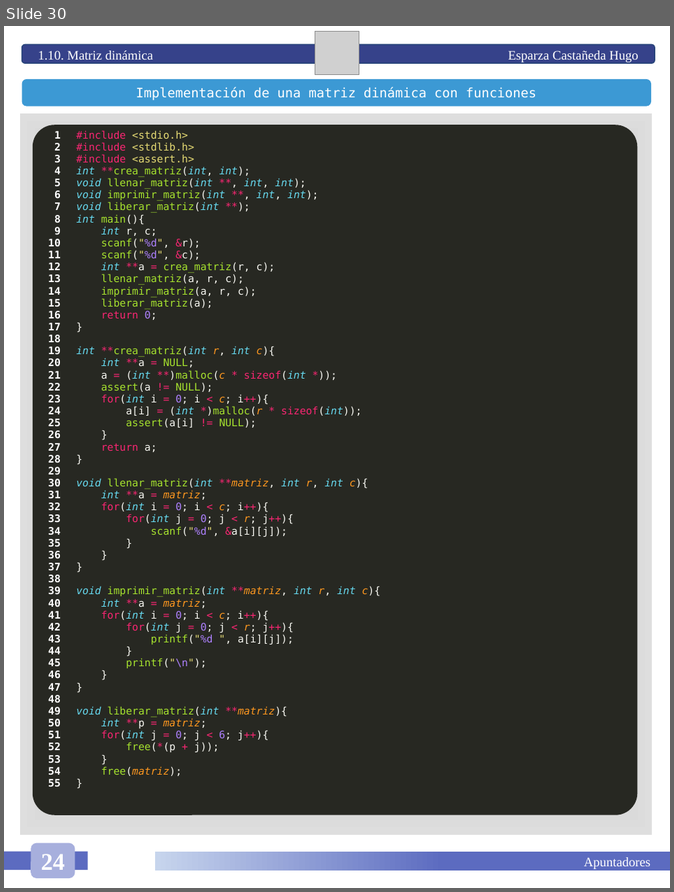
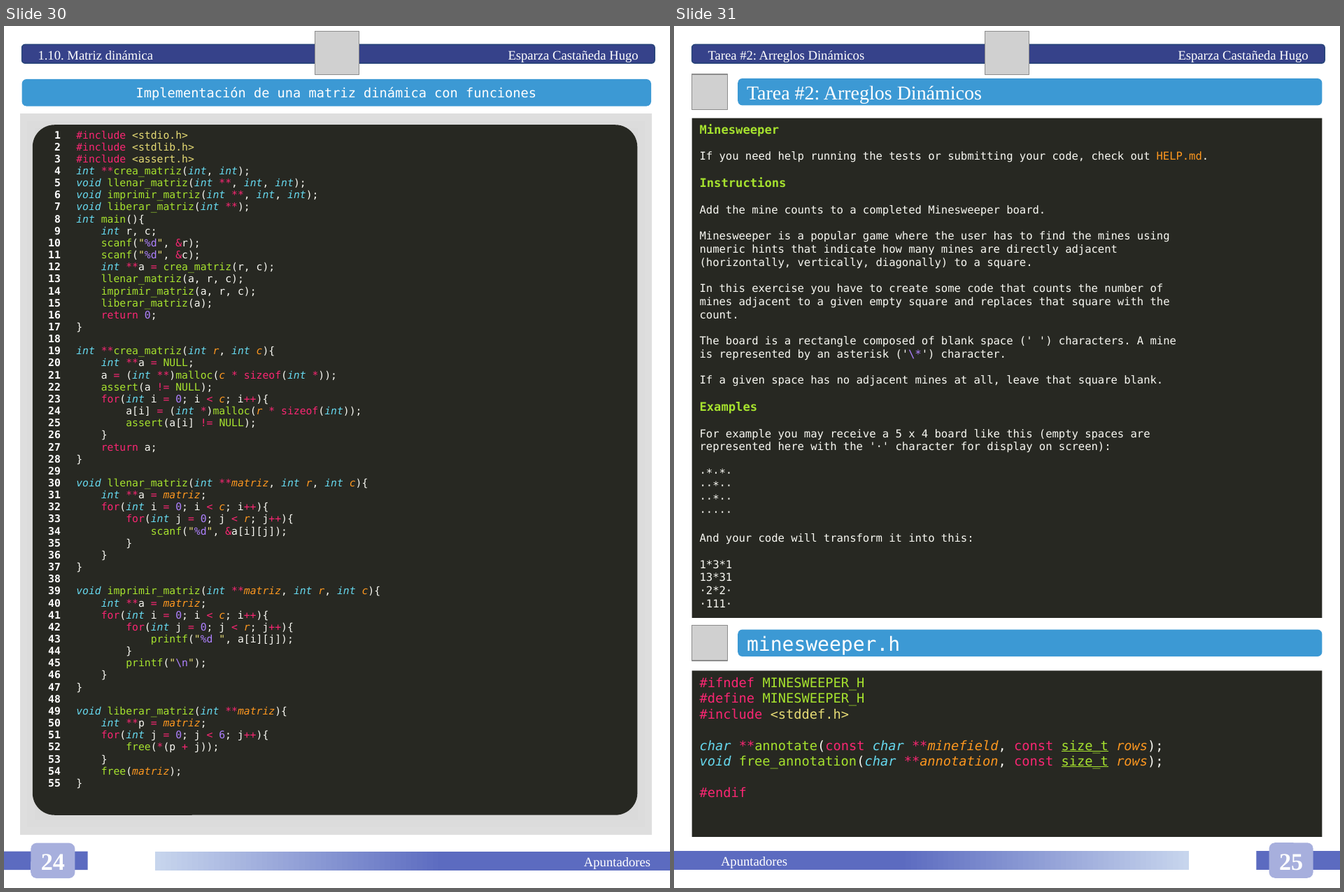
Before and after one commit to HugoEsparzaC/Libreta-Estructuras-II, a slide deck: Estructuras de Datos II.pptx. Shown side by side, each under a label of ours: slide 30 before the commit, slides 30 and 31 after it. The pictures are 674x892 and 1344x892 pixels, drawn with LibreOffice and Linux fonts; fonts in the diff are those of the drawing; grey boxes stand for pictures. Boxes give left, top, right and bottom in pixels: in the first picture for what was removed or moved away, otherwise in the second. Text is boxed around its words. In the diff, an @@ line names an element or a change of style, - is before the commit and + after.

Commit message:
Tarea 02

```diff
--- a/Estructuras de Datos II.pptx
+++ b/Estructuras de Datos II.pptx
@@ slide 31 added at [674, 26, 1340, 888], background #FFFFFF @@
@@ rounded rectangle added at [692, 45, 1326, 64], fill #36428A, outline #28457A 1 pt, 12 pt, text #FFFFFF @@
+Tarea #2: Arreglos Dinámicos Esparza Castañeda Hugo
@@ picture added at [986, 31, 1029, 74] @@
@@ picture added at [692, 74, 728, 110] @@
@@ rounded rectangle added at [738, 78, 1322, 105], fill #3C99D4, 18 pt, text #FFFFFF @@
+Tarea #2: Arreglos Dinámicos
@@ rectangle added at [692, 118, 1322, 618], fill #272822, 10 pt, text #F8F8F2 @@
+Minesweeper
+If you need help running the tests or submitting your code, check out HELP.md.
+Instructions
+Add the mine counts to a completed Minesweeper board.
+Minesweeper is a popular game where the user has to find the mines using
+numeric hints that indicate how many mines are directly adjacent
+(horizontally, vertically, diagonally) to a square.
+In this exercise you have to create some code that counts the number of
+mines adjacent to a given empty square and replaces that square with the
+count.
+The board is a rectangle composed of blank space (' ') characters. A mine
+is represented by an asterisk ('\*') character.
+If a given space has no adjacent mines at all, leave that square blank.
+Examples
+For example you may receive a 5 x 4 board like this (empty spaces are
+represented here with the '·' character for display on screen):
+·*·*·
+··*··
+··*··
+·····
+And your code will transform it into this:
+1*3*1
+13*31
+·2*2·
+·111·
@@ picture added at [692, 626, 728, 661] @@
@@ rounded rectangle added at [738, 629, 1322, 656], fill #3C99D4, 18 pt, text #FFFFFF @@
+minesweeper.h
@@ rectangle added at [692, 671, 1322, 837], fill #272822, 12 pt, text #A6E22E @@
+#ifndef MINESWEEPER_H
+#define MINESWEEPER_H
+#include <stddef.h>
+char **annotate(const char **minefield, const size_t rows);
+void free_annotation(char **annotation, const size_t rows);
+#endif
@@ rounded rectangle added at [1269, 843, 1313, 878], fill #A7AFDD, 22 pt, text #FFFFFF, bold @@
+25
@@ rectangle added at [674, 851, 1189, 870], fill gradient #5C6BC0 to #C7D5ED, 12 pt, text #FFFFFF @@
+Apuntadores
@@ rectangle added at [1256, 851, 1340, 870], fill #5C6BC0 @@
```
Also in this commit, not shown: 2 slides changed, 11 other slides added, 1 other file.
